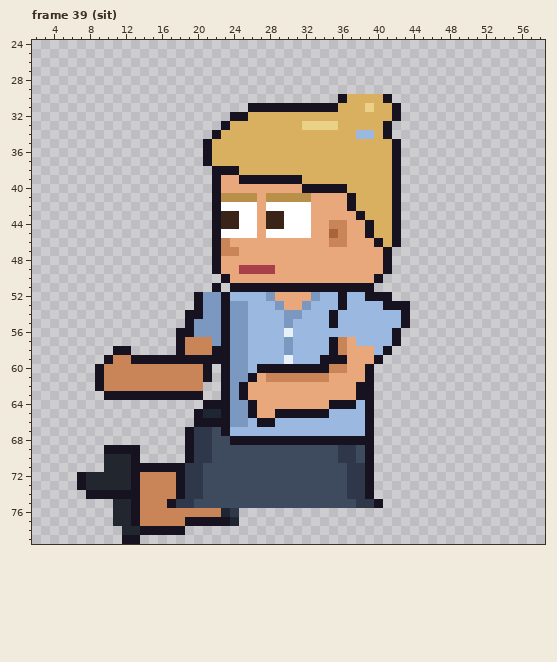
One commit to this pixel-art file: sprites/clients/client_paralegal_b_left_anim.aseprite. The picture above is the old version.
64x80 pixels, 129 frames. Shown: frame 39 (sit): x 2..58, y 24..79. The commit also changed other frames, which this record leaves out.
The result:
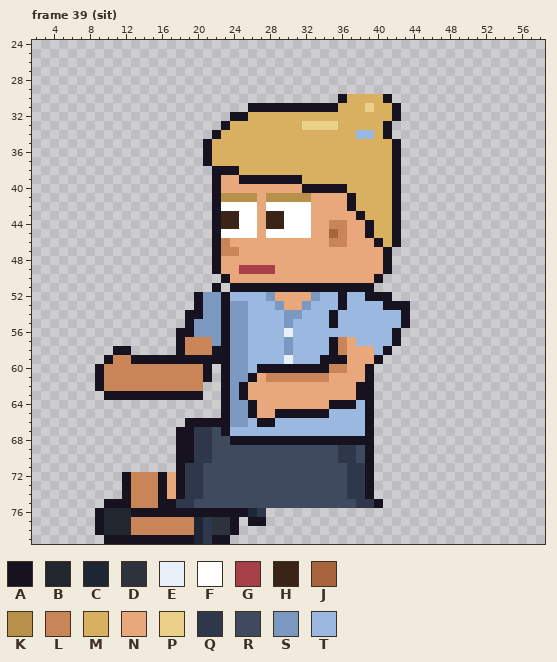
Palette (. is transparent): A #17121f  B #22262e  C #1e2634  D #2e323c  E #e8f0fa  F #ffffff  G #a8404a  H #3a2418  J #a8643c  K #b8904a  L #c98458  M #d8b060  N #e8a87c  P #ebd088  Q #2e384a  R #3e4a5e  S #7a98c0  T #9ab8e0
From old to new:
Changed rows in their new state; - is an unchanged pixel.
Frame 39 (sit), layers "Pants", "Shoes":
first column x 7:
64 --------------..-----
65 -------------...-----
66 ------------A--------
67 -----------A---------
68 -----------A---------
69 ---....----A---------
70 ---....----A---------
71 ---........----------
72 .....AL--AN----------
73 .....AL--AN----------
74 -....-L--AN----------
75 ---AAAL--A-----------
76 --AB---AAAAAAAAAAAACQ
77 --AB--L-----LCQDDA-AA
78 --ABB-LLLLLLLCQDDA---
79 ---AA--AAAAAACQAA----
Pixel boxes of the changes (left, top, right, bottom) in both pictures:
changed: (77, 400, 266, 544)
